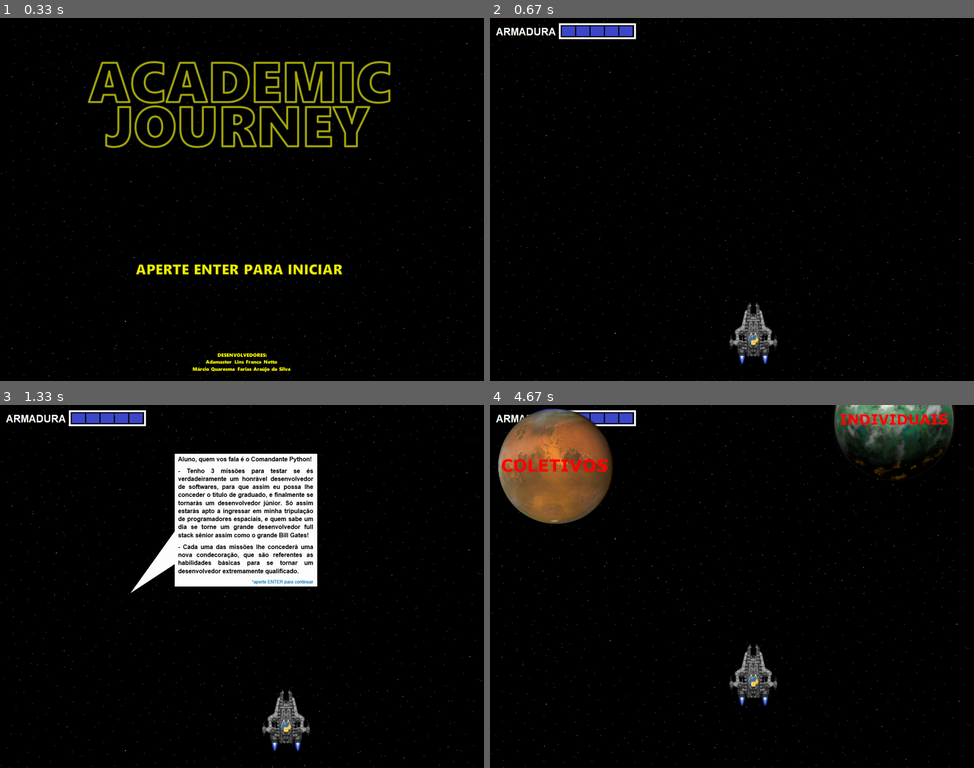
Above: before the commit, frames 1-4 (two rows, left to right).
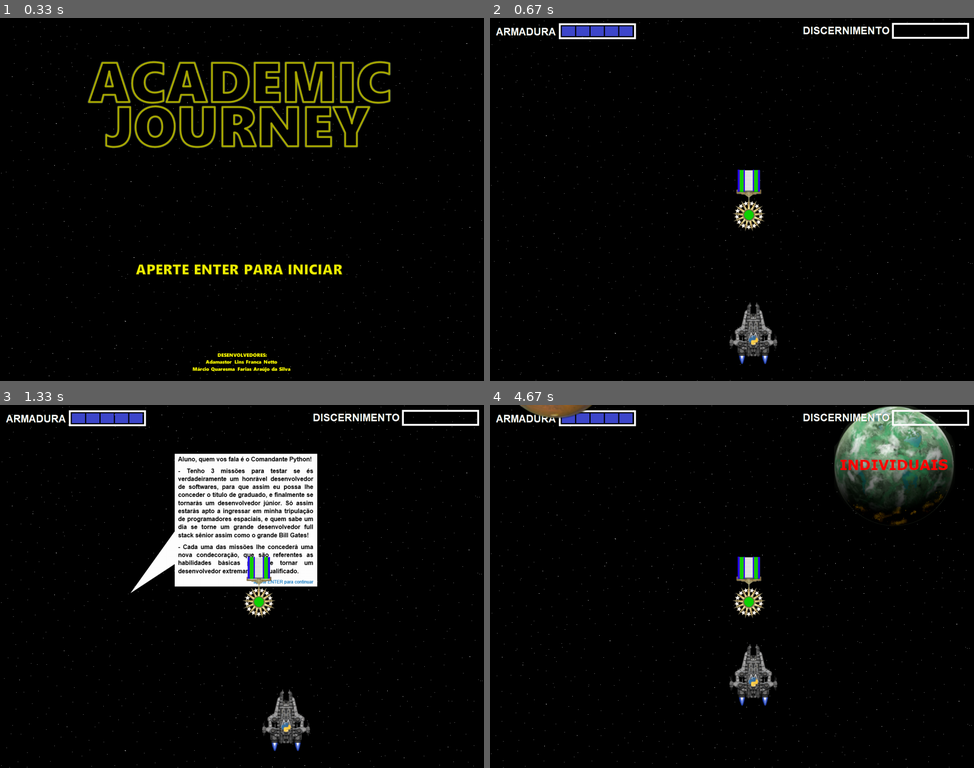
Above: after the commit, the same moments.

Repository: EpotatoJoga/jogo-academic-journey-pygame
Game: pygame game, started from main.py
Same seed, same stepped clock (60 frames per second), same inputs: the game is played once before the commit and once after it.
Inputs:
- Up to frame 1 (0.33 s): no input
- Up to frame 2 (0.67 s): tap Enter at 0.33 s
- Up to frame 3 (1.33 s): tap Keypad Enter at 0.67 s; hold D from 1 s (still down)
- Up to frame 4 (4.67 s): release D at 1.47 s; hold W 1.5-1.8 s; tap Keypad Enter at 1.65, 3.05 s; hold D 1.83-2.3 s; tap 1 at 1.98, 3.38 s; hold A 2.33-2.87 s; hold S 2.9-3.2 s; hold A 3.23-3.63 s; hold W 3.67-4.03 s; tap 0 at 3.82 s

Frame 1 is identical in both runs. In frame 2, 1.1% of the frame differs, in the area x 50-99%, y 1-59%; in frame 3, 1.1%; in frame 4, 13%, in the area x 1-99%, y 0-59%.

Commit message:
2804212101

Diff:
--- a/game.py
+++ b/game.py
@@ -16,8 +16,15 @@
         self.armadura3 = Obj("assets/armadura3.png", 10, 10)
         self.armadura2 = Obj("assets/armadura2.png", 10, 10)
         self.armadura1 = Obj("assets/armadura1.png", 10, 10)
-        self.planetar = Obj("assets/pr1.png",910,-440)
-        self.planetab = Obj("assets/pb1.png",10,-320)
+        self.disc0 = Obj("assets/disc0.png",820,10)
+        self.disc1 = Obj("assets/disc1.png", 820, 10)
+        self.disc2 = Obj("assets/disc2.png", 820, 10)
+        self.disc3 = Obj("assets/disc3.png", 820, 10)
+        self.disc4 = Obj("assets/disc4.png", 820, 10)
+        self.disc5 = Obj("assets/disc5.png", 820, 10)
+        self.planetar = Obj("assets/pr1.png",910,-320)
+        self.planetab = Obj("assets/pb1.png",10,-600)
+        self.condecoracao1 = Obj("assets/condecoracao1.png",640,400)
         self.change_scene = False
         self.dialog = False
         self.comand = False
@@ -39,6 +46,18 @@
         self.armadura1.draw(window)
         self.planetar.draw(window)
         self.planetab.draw(window)
+        self.disc0.draw(window)
+        if self.nave.discernimento == 1:
+            self.disc1.draw(window)
+        if self.nave.discernimento == 2:
+            self.disc2.draw(window)
+        if self.nave.discernimento == 3:
+            self.disc3.draw(window)
+        if self.nave.discernimento == 4:
+            self.disc4.draw(window)
+        if self.nave.discernimento == 5:
+            self.disc5.draw(window)
+        self.condecoracao1.draw(window)
 
     def update(self):
         self.move_bg()
@@ -47,7 +66,9 @@
         self.planetasruins()
         self.planetasbons()
         self.nave.colisaoplanetas(self.planetar.group, "planetar")
+        self.nave.colisaoplanetas(self.planetab.group, "planetab")
         self.quarmadura()
+        self.qudisernimento()
 
     def move_bg(self):
         self.bg.sprite.rect[1] += 4
@@ -68,6 +89,18 @@
             self.armadura2.sprite.kill()
         if self.nave.qarmadura == 0:
             self.change_scene = True
+
+    def qudisernimento(self):
+        if self.nave.discernimento == 1:
+            self.disc0.sprite.kill()
+        if self.nave.discernimento == 2:
+            self.disc1.sprite.kill()
+        if self.nave.discernimento == 3:
+            self.disc2.sprite.kill()
+        if self.nave.discernimento == 4:
+            self.disc3.sprite.kill()
+        if self.nave.discernimento == 5:
+            self.disc4.sprite.kill()
 
     def move_comando(self,event):
         if event.type == pygame.KEYDOWN:
@@ -104,9 +137,10 @@
             self.dialogo.sprite.kill()
             self.dn +=1
             self.dialogo = Obj("assets/dialogo" + str(self.dn) + ".png", 330, 120)
-            #if self.n <= 2:
+            print(self.dn)
+            #if self.dn <= 2:
                 #pygame.mixer.init()
-                #self.sound_dialogo = pygame.mixer.Sound("assets/g" + str(self.n) + ".mpeg")
+                #self.sound_dialogo = pygame.mixer.Sound("assets/g" + str(self.dn) + ".mpeg")
                 #self.sound_dialogo.play()
         else:
             pass
@@ -114,17 +148,17 @@
     def planetasruins(self):
         if self.dn == 3:
             self.planetar.sprite.rect[1] += 7
-        if self.planetar.sprite.rect[1] >= 660:
-            if self.prn <= 4:
-                self.planetar.sprite.kill()
-                self.prn += 1
-                self.planetar = Obj("assets/pr" + str(self.prn) + ".png", random.randrange(50,630), -440)
+        if self.planetar.sprite.rect[1] >= 960:
+            self.planetar.sprite.kill()
+            self.prn += 1
+            if self.prn <= 5:
+                self.planetar = Obj("assets/pr" + str(self.prn) + ".png", random.randrange(50,630), -320)
 
     def planetasbons(self):
         if self.dn == 3:
             self.planetab.sprite.rect[1] += 7
-        if self.planetab.sprite.rect[1] >= 660:
+        if self.planetab.sprite.rect[1] >= 960:
+            self.planetab.sprite.kill()
+            self.pbn += 1
             if self.pbn <= 5:
-                self.planetab.sprite.kill()
-                self.pbn += 1
-                self.planetab = Obj("assets/pb" + str(self.prn) + ".png", random.randrange(50,630), -320)
+                self.planetab = Obj("assets/pb" + str(self.pbn) + ".png", random.randrange(50,630), -440)
--- a/main.py
+++ b/main.py
@@ -6,9 +6,10 @@
 
     def __init__(self, sizex, sizey, title):
         pygame.init()
-        #pygame.mixer.init()
-        #pygame.mixer.music.load("assets/tema.ogg")
-        #pygame.mixer.music.play(-1)
+        pygame.mixer.init()
+        pygame.mixer.music.load("assets/tema.ogg")
+        pygame.mixer.music.set_volume(0.2)
+        pygame.mixer.music.play(-1)
         self.window = pygame.display.set_mode([sizex, sizey])
         self.title = pygame.display.set_caption(title)
         self.menu = Menu()
@@ -16,7 +17,7 @@
         self.loop = True
         self.fps = pygame.time.Clock()
 
-    def events(self):
+    def eventos(self):
         for events in pygame.event.get():
             if events.type == pygame.QUIT:
                 self.loop = False
@@ -41,7 +42,7 @@
         while self.loop:
             self.fps.tick(30)
             self.draw()
-            self.events()
+            self.eventos()
             pygame.display.update()
 
 game = Main(1280, 960, "A C A D E M I C     J O U R N E Y")
--- a/obj.py
+++ b/obj.py
@@ -35,6 +35,7 @@
         super().__init__(image, x, y)
 
         self.qarmadura = 5
+        self.discernimento = 0
 
     def move_nave(self, event):
         if event.type == pygame.KEYDOWN:
@@ -86,4 +87,11 @@
         colisaop = pygame.sprite.spritecollide(self.sprite, group, True)
         if name == "planetar" and colisaop:
             self.qarmadura -= 1
-            print("PR")
+            pygame.mixer.init()
+            self.sound_explosao = pygame.mixer.Sound("assets/explosao.flac")
+            self.sound_explosao.play()
+        if name == "planetab" and colisaop:
+            self.discernimento += 1
+            pygame.mixer.init()
+            self.sound_explosao = pygame.mixer.Sound("assets/ponto.wav")
+            self.sound_explosao.play()
Binary file removed: assets/1.png
Binary file removed: assets/2.png
Binary file removed: assets/3.png
Binary file added: assets/condecoracao1.png
Binary file added: assets/condecoracao2.png
Binary file added: assets/condecoracao3.png
Binary file changed: assets/disc1.png
Binary file changed: assets/disc2.png
Binary file changed: assets/disc3.png
Binary file changed: assets/disc4.png
Binary file changed: assets/disc5.png
Not shown, added: assets/explosao.flac
(and 1 more such lines)
